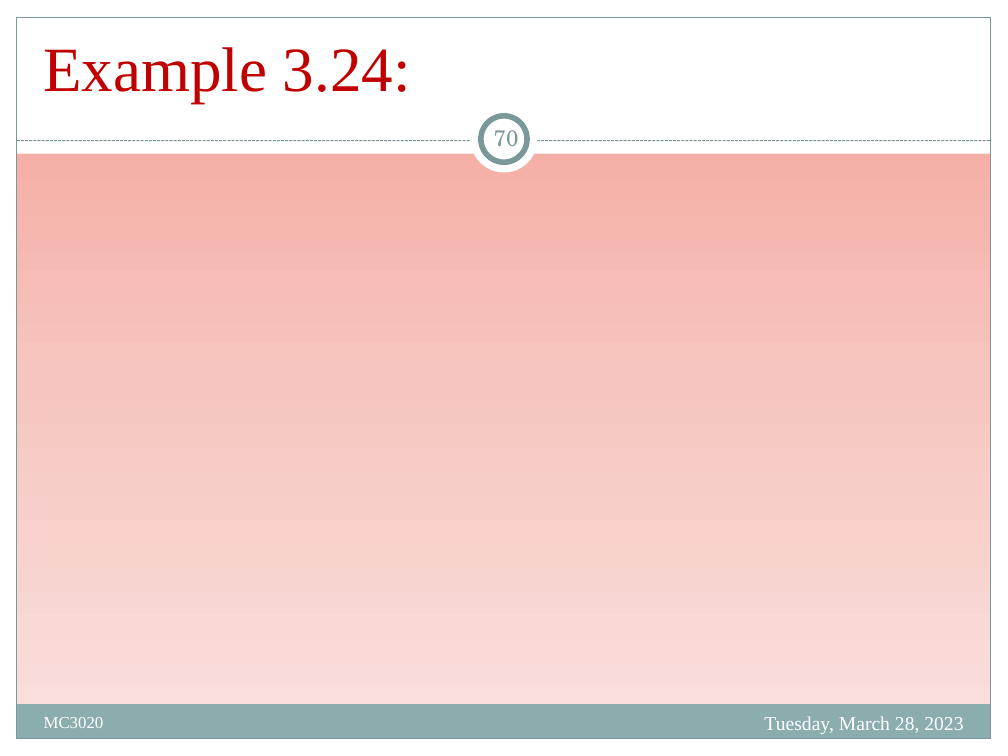
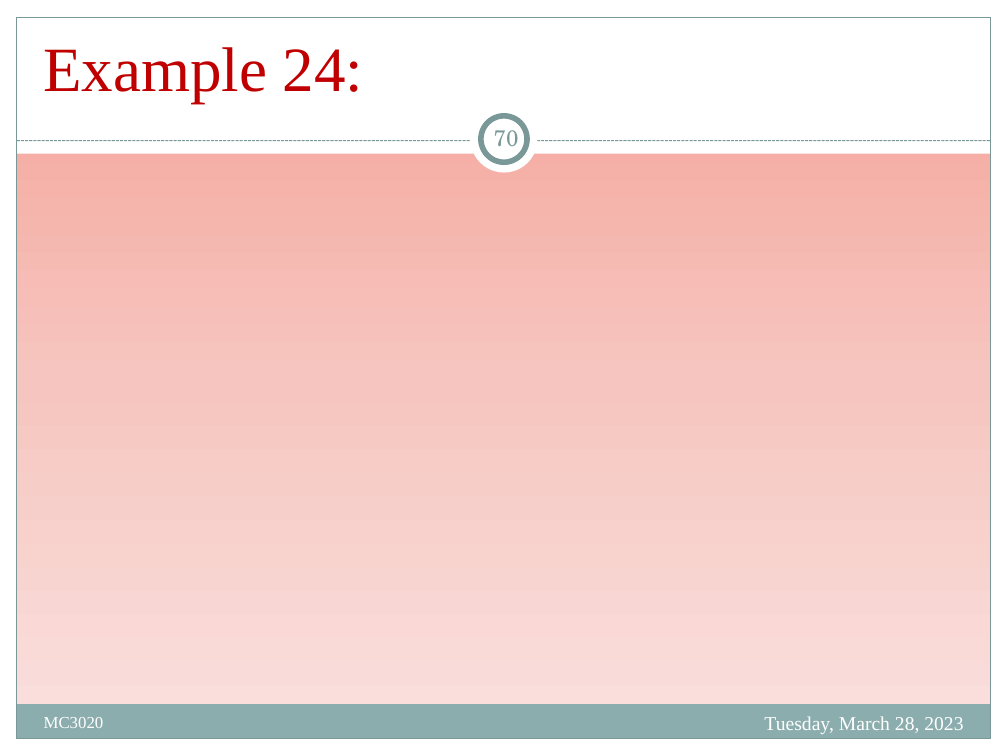
Before and after one commit to Mayooran1987/MC3020, a slide deck: slide 70 of Lect_1.pptx. Drawn at 1008x756 pixels with LibreOffice and Linux fonts; fonts in the diff are those of the drawing; grey boxes stand for pictures. Boxes give left, top, right and bottom in pixels: in the first picture for what was removed or moved away, otherwise in the second. Text is boxed around its words. In the diff, an @@ line names an element or a change of style, - is before the commit and + after.

```diff
--- a/Lect_1.pptx
+++ b/Lect_1.pptx
@@ title at box(43, 47, 363, 103): text changed @@
-Example 3.24:
+Example 24:
```
Also in this commit, not shown: 4 other slides changed.
